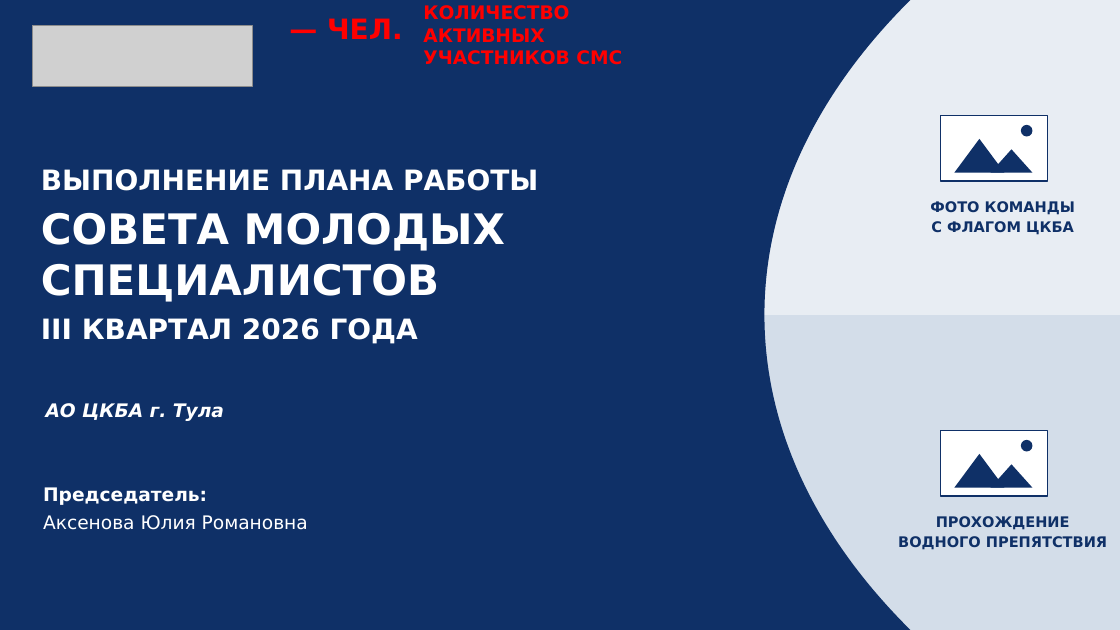
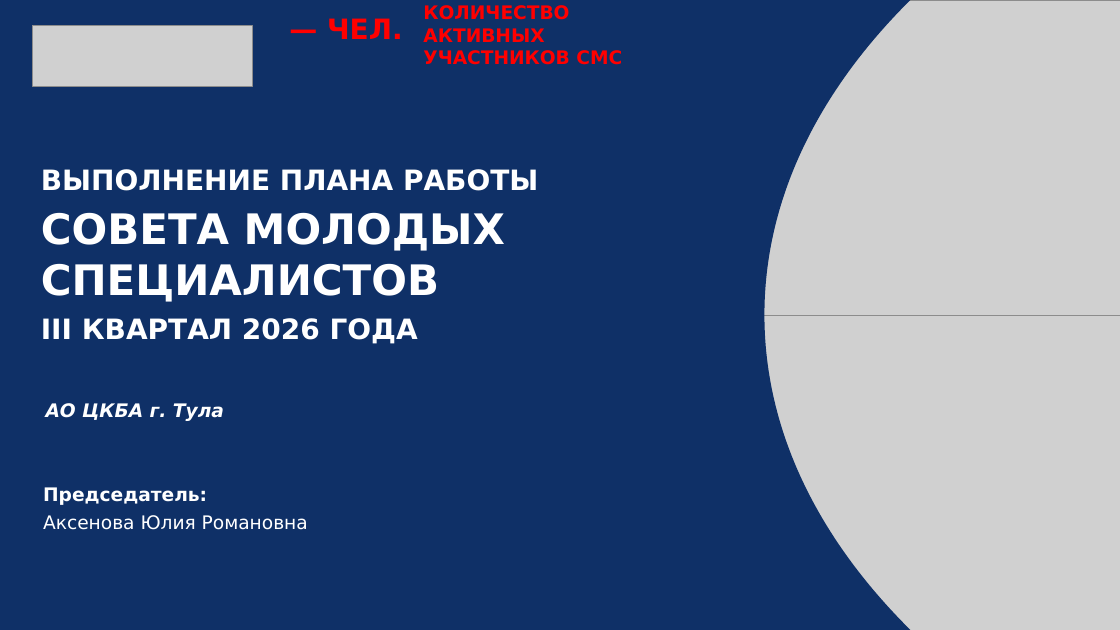
Before and after one commit to juliashar3-debug/newrepository, a slide deck: slide 1 of presentations/2026-Q3/ЦКБА_III_квартал_2026_Гонка_героев.pptx. Drawn at 1120x630 pixels with LibreOffice and Linux fonts; fonts in the diff are those of the drawing; grey boxes stand for pictures. Boxes give left, top, right and bottom in pixels: in the first picture for what was removed or moved away, otherwise in the second. Text is boxed around its words. In the diff, an @@ line names an element or a change of style, - is before the commit and + after.

Commit message:
Insert uploaded Hero Race photos and refresh Q3 2026 presentation and PDF

```diff
--- a/presentations/2026-Q3/ЦКБА_III_квартал_2026_Гонка_героев.pptx
+++ b/presentations/2026-Q3/ЦКБА_III_квартал_2026_Гонка_героев.pptx
@@ picture added at (759, 0, 1120, 315) @@
@@ rectangle removed at (940, 116, 1048, 181) @@
@@ triangle removed at (954, 139, 1005, 172) @@
@@ ellipse removed at (1021, 125, 1033, 137) @@
@@ triangle removed at (991, 150, 1033, 173) @@
@@ text removed at (930, 201, 1075, 235) @@
-ФОТО КОМАНДЫ
-С ФЛАГОМ ЦКБА
@@ rectangle removed at (759, 315, 1120, 630) @@
@@ picture added at (759, 315, 1120, 630) @@
@@ rectangle removed at (940, 430, 1048, 496) @@
@@ ellipse removed at (1021, 440, 1033, 452) @@
@@ triangle removed at (954, 454, 1005, 487) @@
@@ triangle removed at (991, 465, 1033, 488) @@
@@ text removed at (898, 516, 1107, 550) @@
-ПРОХОЖДЕНИЕ
-ВОДНОГО ПРЕПЯТСТВИЯ
```
Also in this commit, not shown: 1 other slide changed, 2 other files.
